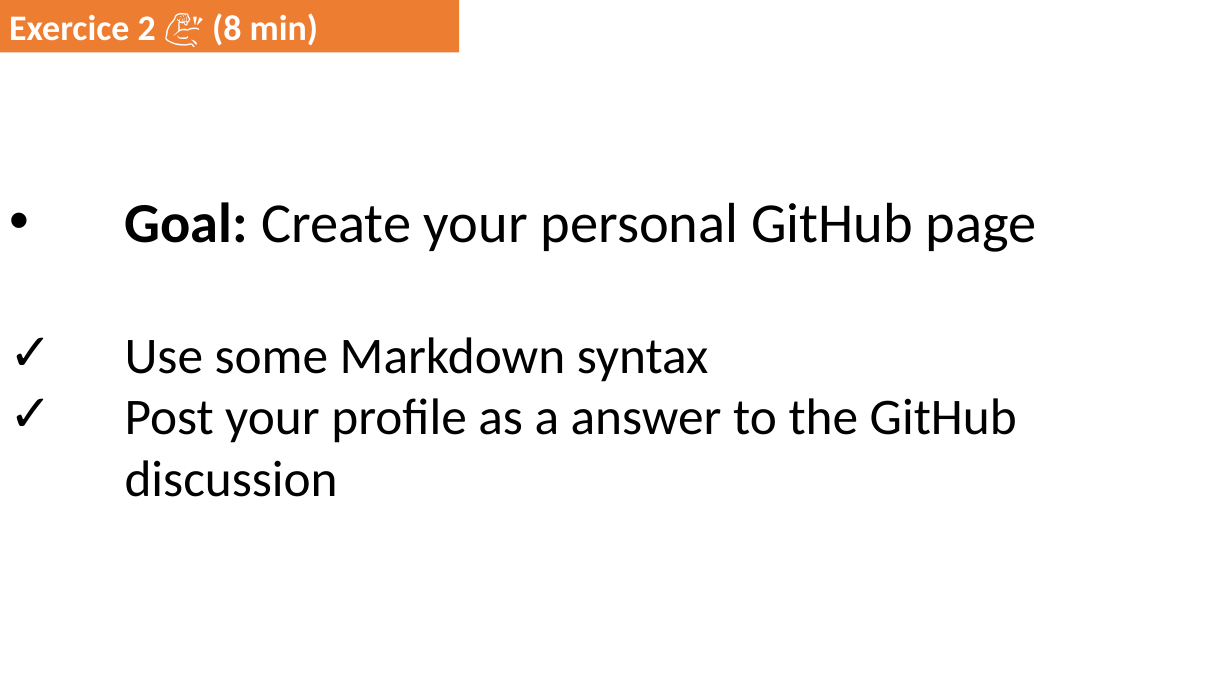
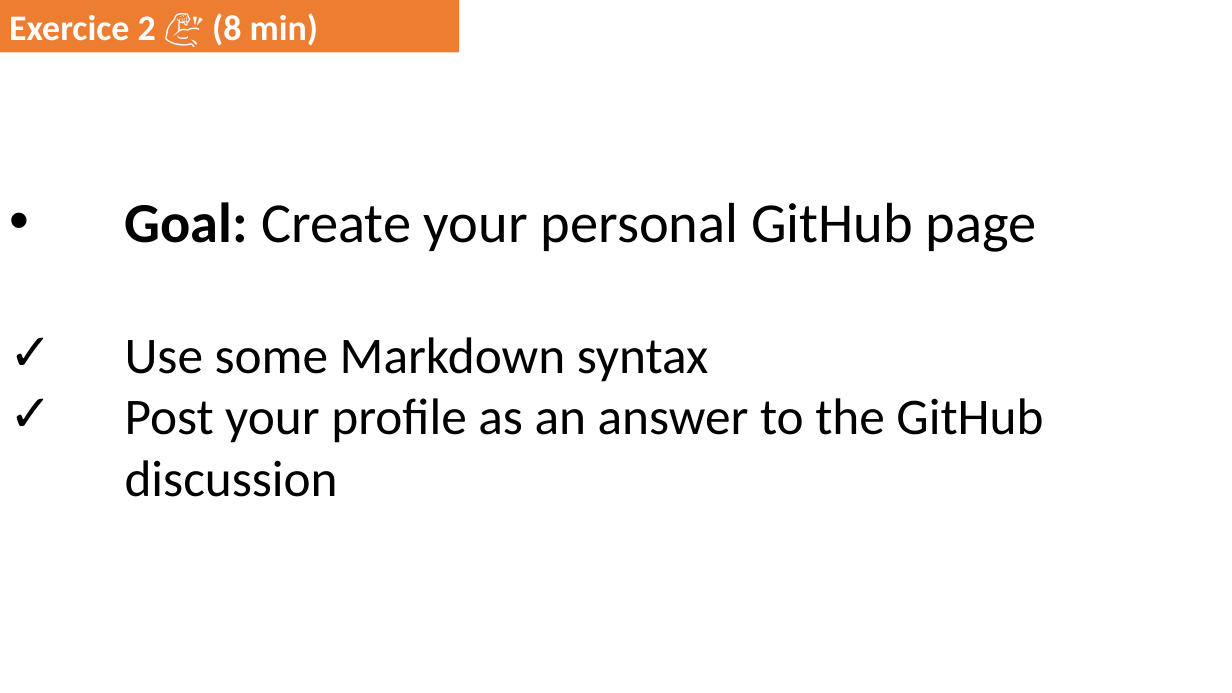
Before and after one commit to DominiqueMakowski/teaching, a slide deck: slide 16 of Python/2022_Zurich/AdvancedPython_2022.pptx. Drawn at 1232x693 pixels with LibreOffice and Linux fonts; fonts in the diff are those of the drawing. Boxes give left, top, right and bottom in pixels: in the first picture for what was removed or moved away, otherwise in the second. Text is boxed around its words. In the diff, an @@ line names an element or a change of style, - is before the commit and + after.

```diff
--- a/Python/2022_Zurich/AdvancedPython_2022.pptx
+++ b/Python/2022_Zurich/AdvancedPython_2022.pptx
@@ text at [125,398,1043,497]: text changed @@
-✓ Post your profile as a answer to the GitHub discussion
+✓ Post your profile as an answer to the GitHub discussion
```
Also in this commit, not shown: 27 other slides changed, 5 slides added.
